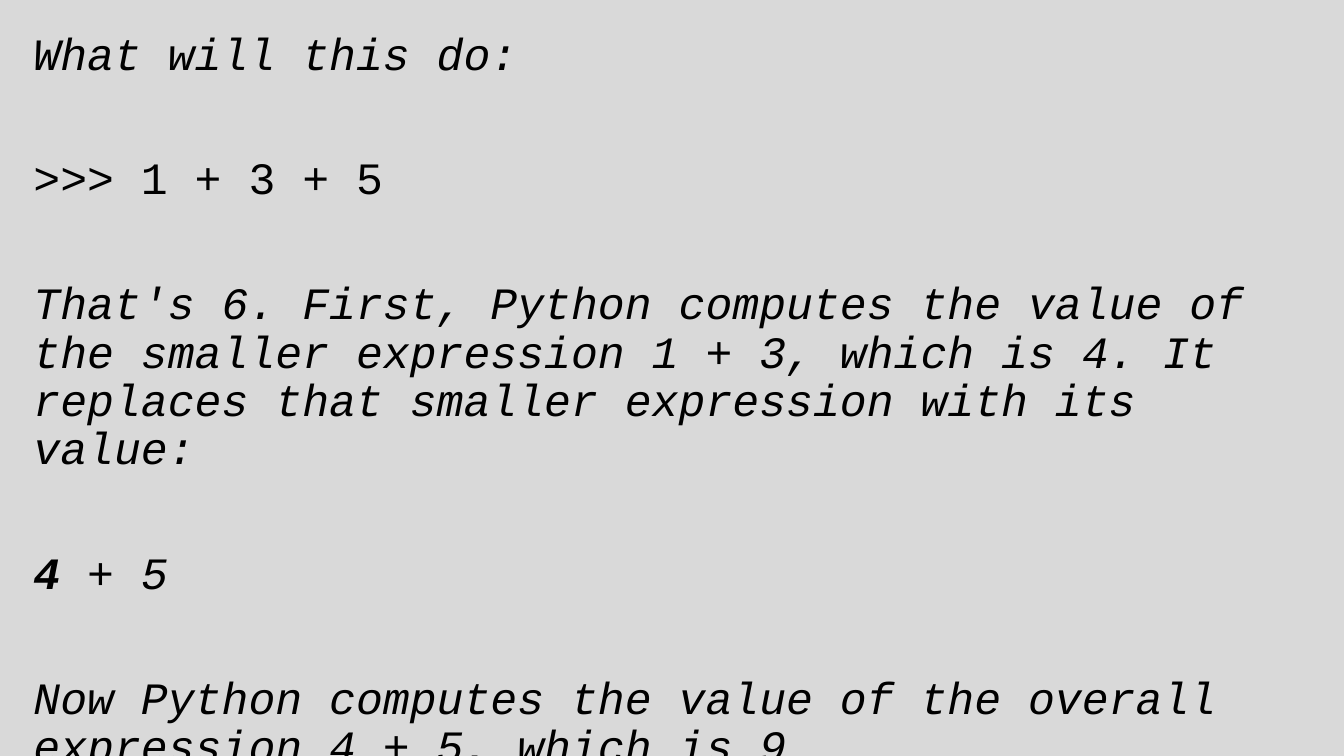
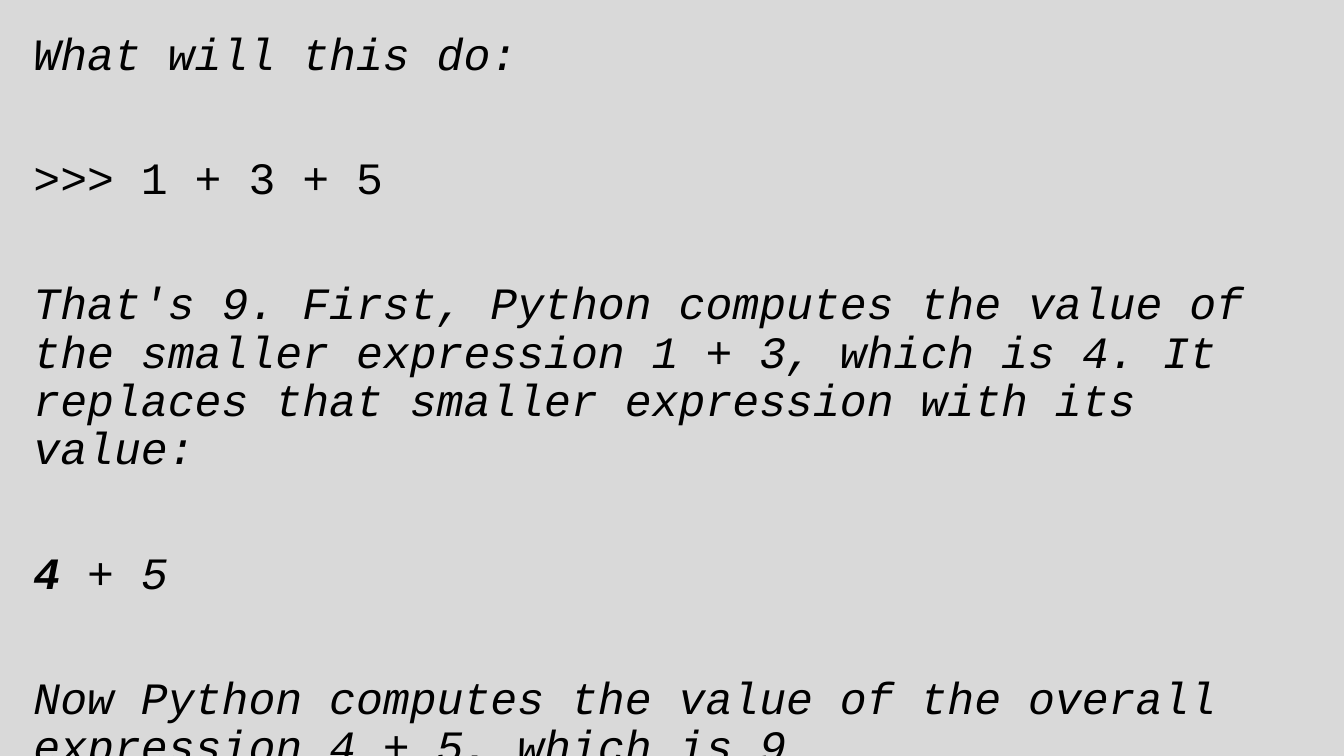
Before and after one commit to grimmelm/ctech404, a slide deck: slide 83 of ctech401/CTECH401_Combined-Slides.pptx (slide 79 before the commit). Drawn at 1344x756 pixels with LibreOffice and Linux fonts; fonts in the diff are those of the drawing. Boxes give left, top, right and bottom in pixels: in the first picture for what was removed or moved away, otherwise in the second. Text is boxed around its words. In the diff, an @@ line names an element or a change of style, - is before the commit and + after.

Commit message:
Checked over all Python code

```diff
--- a/ctech401/CTECH401_Combined-Slides.pptx
+++ b/ctech401/CTECH401_Combined-Slides.pptx
@@ text at (x1=33, y1=287, x2=1243, y2=465): text changed @@
-That's 6. First, Python computes the value of the smaller expression 1 + 3, which is 4. It replaces that smaller expression with its value:
+That's 9. First, Python computes the value of the smaller expression 1 + 3, which is 4. It replaces that smaller expression with its value:
```
Also in this commit, not shown: 16 other slides changed, 4 slides added, 1 other file.
